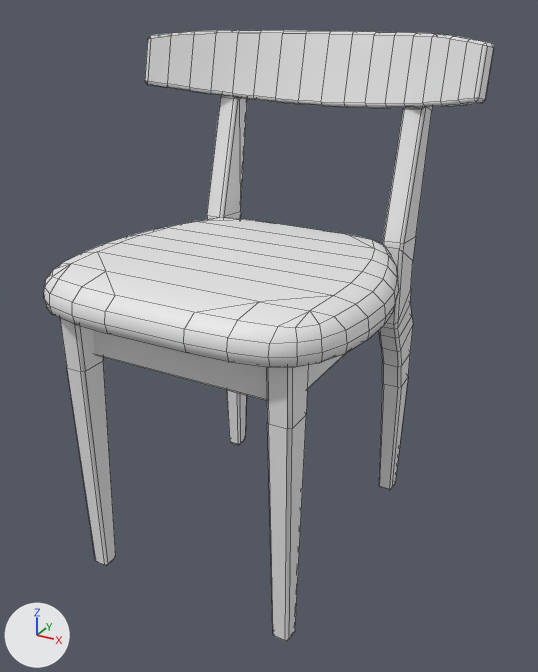
Before and after pictures for a commit that changed the FBX model Assets/Models/LCAD Models/FBX_Chair_1.fbx.
Camera for both pictures: a camera (50 mm lens) standing at (0.663, -1.078, 1.02) and looking at (0.035, 0.064, 0.448). The axes (+X, +Y, +Z) are drawn at lower left. The lights are the same throughout. Mesh edges are drawn as thin lines.

The scene before the commit, as lines of its bpy script (objects in view):
```python
me_plane_005 = bpy.data.meshes.new('Plane.005')
me_plane_005.from_pydata(...)  # 820 vertices, 783 faces; spans x -0.353..0.353, y -0.266..0.398, z 0.0..0.979
ob_plane_006 = bpy.data.objects.new('Plane.006', me_plane_005)
ob_plane_006.location = (0.0, 0.0, 0.0)
```
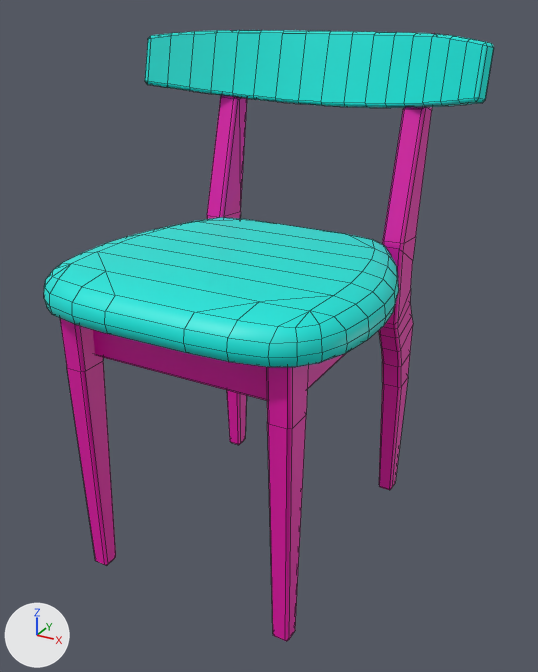
Where the change shows, as pixel boxes (x1, y1, x2, y2) in the pictures (538 x 672 px):
part 1 of me_plane_005, recoloured (grey to pink)
    both: (60, 33, 435, 641)
part 2 of me_plane_005, recoloured (white to cyan)
    both: (44, 217, 399, 367)
part 3 of me_plane_005, recoloured (white to cyan)
    both: (145, 30, 494, 108)

What the commit changed:
Material 'Fabric' (mat_fabric) is new.
Its base color is (0.0, 0.8, 0.715) (cyan #00e7dc).
Material 'Wood' (mat_wood) is new.
Its base color is (0.8, 0.0, 0.402) (pink #e700aa).
me_plane_005 has 820 vertices, 783 faces and spans x -0.353..0.353, y -0.266..0.398, z 0.0..0.979.
me_plane_005 is used by ob_plane_006; location (0.0, 0.0, 0.0).
me_plane_005 part 1: 429 of the faces centred in x -0.225..0.225, y -0.215..0.385, z 0.0..0.976 switch from no material to mat_wood (pink #e700aa).
me_plane_005 part 2: 208 of the faces centred in x -0.294..0.294, y -0.264..0.278, z 0.541..0.618 switch from no material to mat_fabric (cyan #00e7dc).
me_plane_005 part 3: 146 of the faces centred in x -0.352..0.352, y 0.222..0.395, z 0.84..0.978 switch from no material to mat_fabric (cyan #00e7dc).
